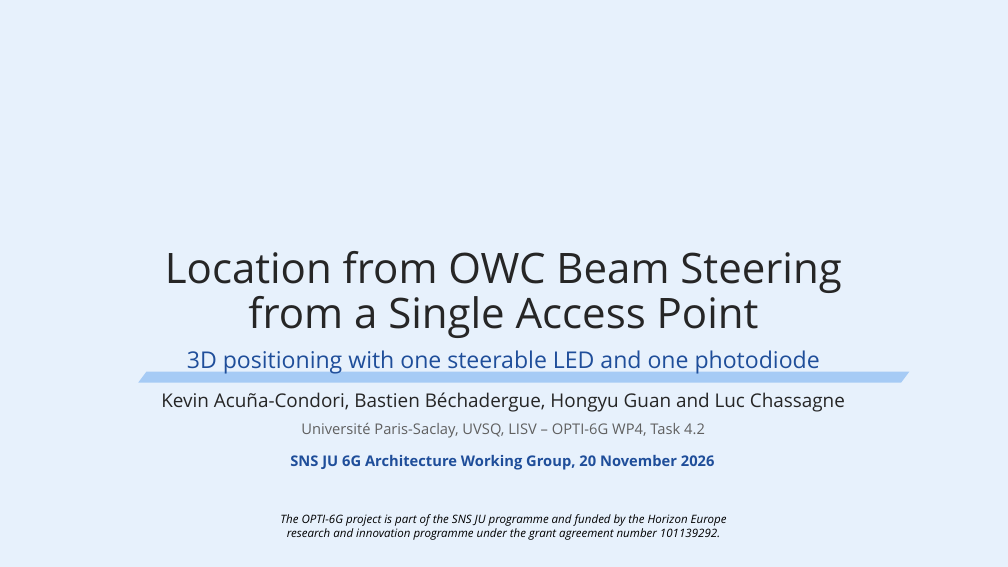
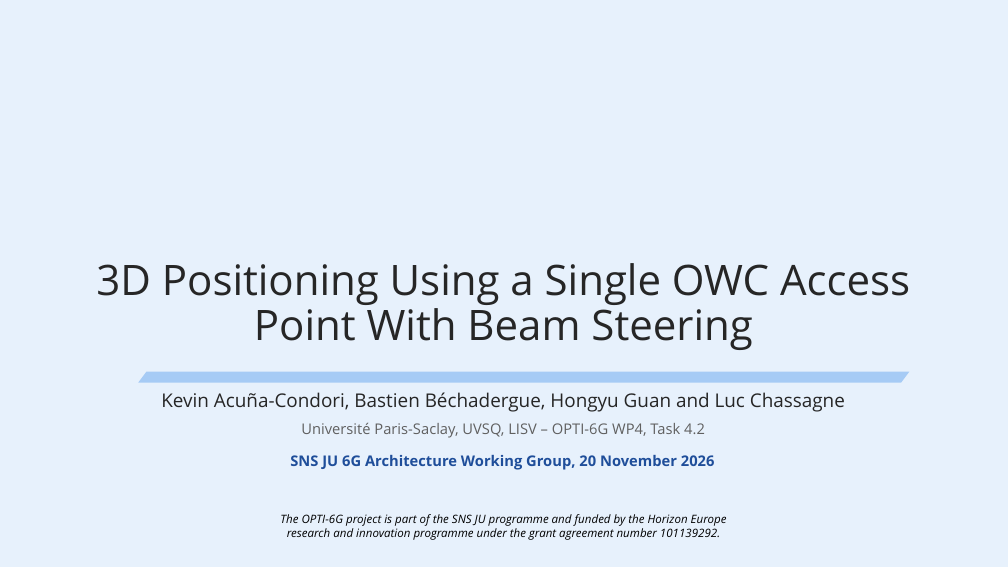
Before and after one commit to kevin-acuna/simulation_VLP, a slide deck: slide 1 of OPTI-6G/ArchWG_Presentation/OPTI-6G_ArchWG_Beamsteering_Positioning_UVSQ_2026-11-20.pptx. Drawn at 1008x567 pixels with LibreOffice and Linux fonts; fonts in the diff are those of the drawing; background and template pictures are left out. Boxes give left, top, right and bottom in pixels: in the first picture for what was removed or moved away, otherwise in the second. Text is boxed around its words. In the diff, an @@ line names an element or a change of style, - is before the commit and + after.

```diff
--- a/OPTI-6G/ArchWG_Presentation/OPTI-6G_ArchWG_Beamsteering_Positioning_UVSQ_2026-11-20.pptx
+++ b/OPTI-6G/ArchWG_Presentation/OPTI-6G_ArchWG_Beamsteering_Positioning_UVSQ_2026-11-20.pptx
@@ title at [96, 263, 910, 350]: text changed @@
-Location from OWC Beam Steering
-from a Single Access Point
-3D positioning with one steerable LED and one photodiode
+3D Positioning Using a Single OWC Access Point With Beam Steering
```
Also in this commit, not shown: 2 other slides changed, 1 slide removed, 16 other files.
